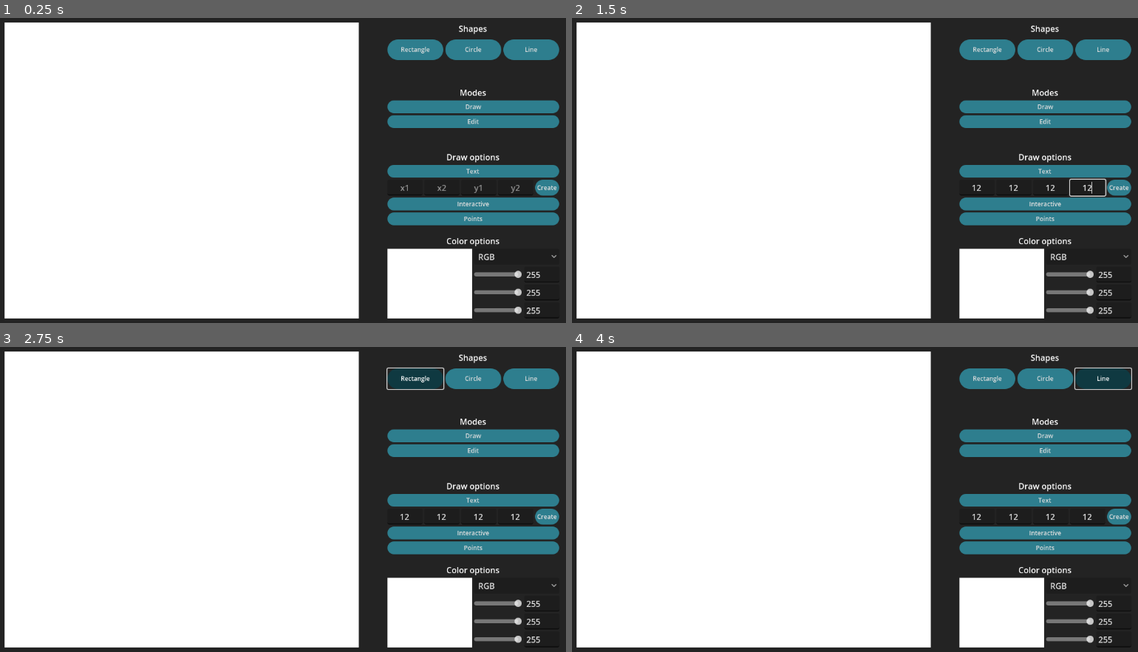
Above: before the commit, frames 1-4 (two rows, left to right).
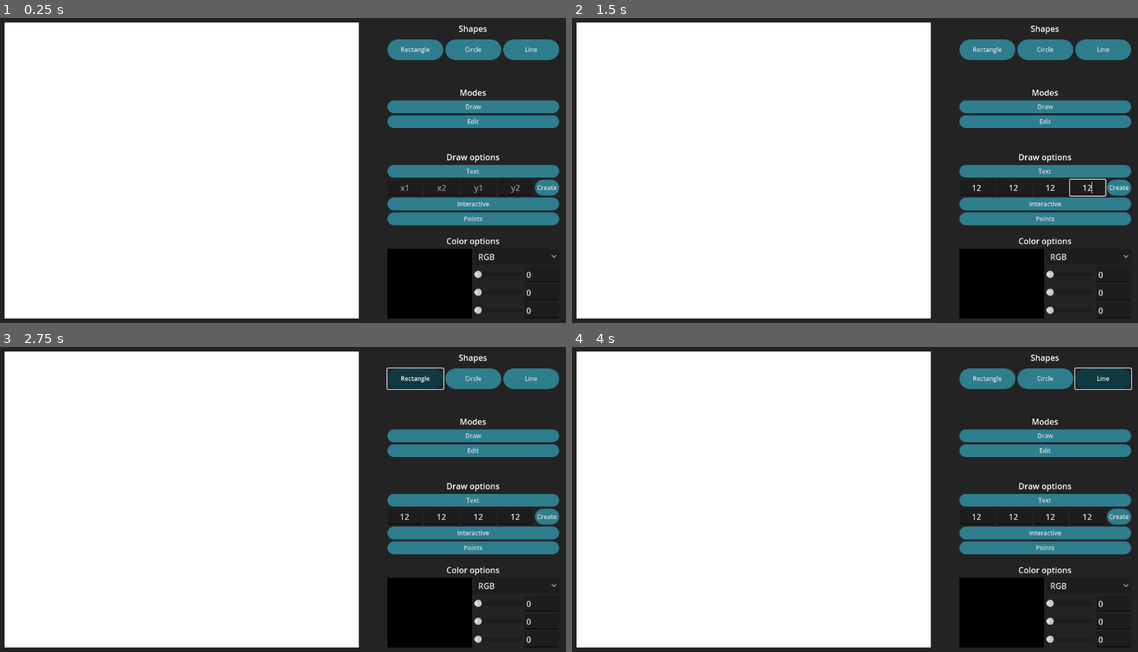
Above: after the commit, the same moments.

Repository: LexSnow/paint-godot
Game: Godot game, scene res://main.tscn
Same seed, same stepped clock (60 frames per second), same inputs: the game is played once before the commit and once after it.
Inputs (mouse positions are in pixels of both pictures, inside the frame that each line leads up to):
- Up to frame 1 (0.25 s): no input
- Up to frame 2 (1.5 s): click (979, 188) at 0.52 s; type "12" at 0.6 s; click (1013, 188) at 0.75 s; type "12" at 0.83 s; click (1053, 188) at 0.98 s; type "12" at 1.07 s; click (1087, 188) at 1.27 s; type "12" at 1.35 s
- Up to frame 3 (2.75 s): click "Rectangle" at 2 s
- Up to frame 4 (4 s): click "Circle" at 2.75 s; click "Line" at 3.5 s

The runs differ from the first frame. In frame 1, 4.0% of the frame differs, in the area x 68-96%, y 75-99%; in frame 2, 4.0%; in frame 3, 4.0%; in frame 4, 4.0%.

Commit message:
fixed the color defaulting to white

Diff:
--- a/Entities/UI/Color Selection/color_option.gd
+++ b/Entities/UI/Color Selection/color_option.gd
@@ -4,8 +4,7 @@
 @onready var rgb_sliders: VBoxContainer = $RGBSliders
 @onready var cmyk_sliders: VBoxContainer = $CMYKSliders
 
-var current_color: Color = Color(1, 1, 1)
-
+var current_color: Color = Color(0, 0, 0)
 func _ready() -> void:
 	_toggle_color_mode(option_button.get_selected_id())
 	for slider in get_tree().get_nodes_in_group("rgb_sliders"):
@@ -22,7 +21,6 @@
 	cmyk_sliders.visible = not rgb_mode
 
 	if rgb_mode:
-		_convert_cmyk_to_rgb()
 		_set_rgb_sliders_from_color()
 	else:
 		var cmyk = _rgb_to_cmyk(current_color)
--- a/Entities/UI/Color Selection/color_selection.tscn
+++ b/Entities/UI/Color Selection/color_selection.tscn
@@ -21,6 +21,7 @@
 [node name="ColorRect" type="ColorRect" parent="ColorContainer"]
 layout_mode = 2
 size_flags_horizontal = 3
+color = Color(0, 0, 0, 1)
 
 [node name="ColorOption" type="VBoxContainer" parent="ColorContainer"]
 layout_mode = 2
